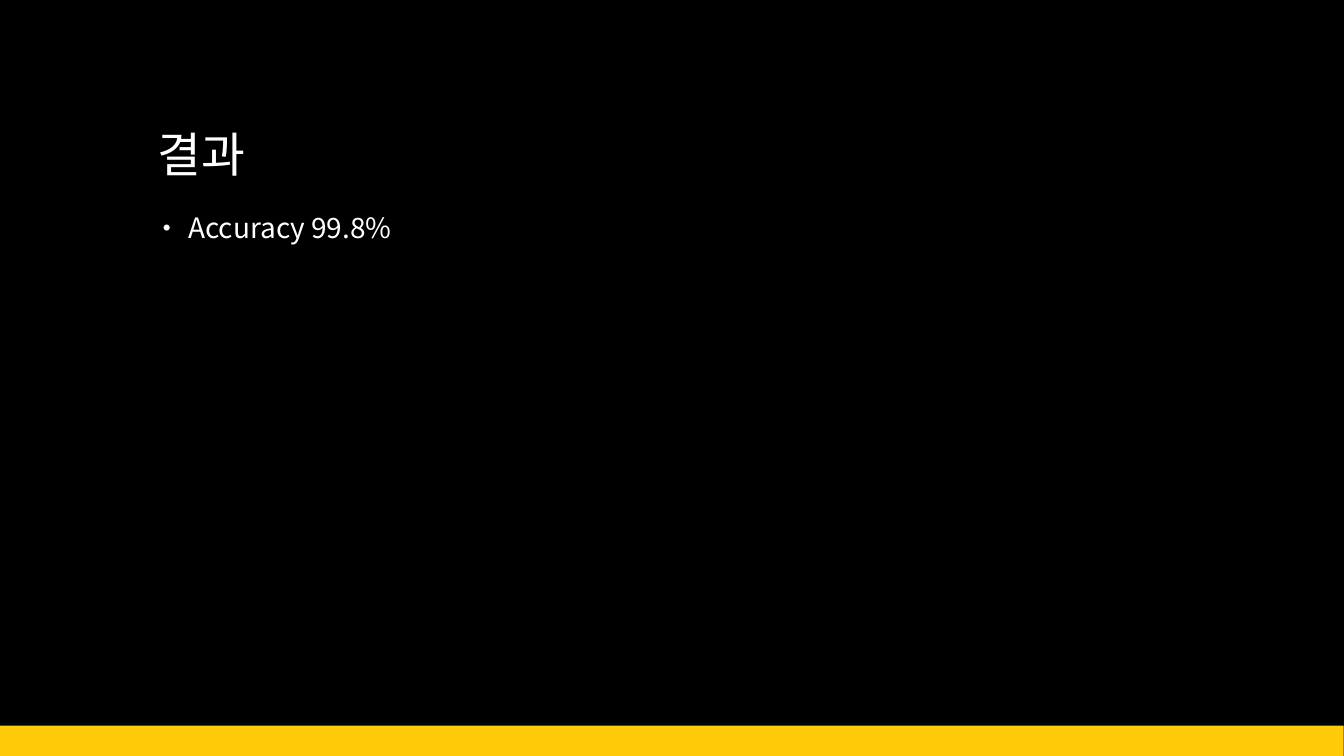
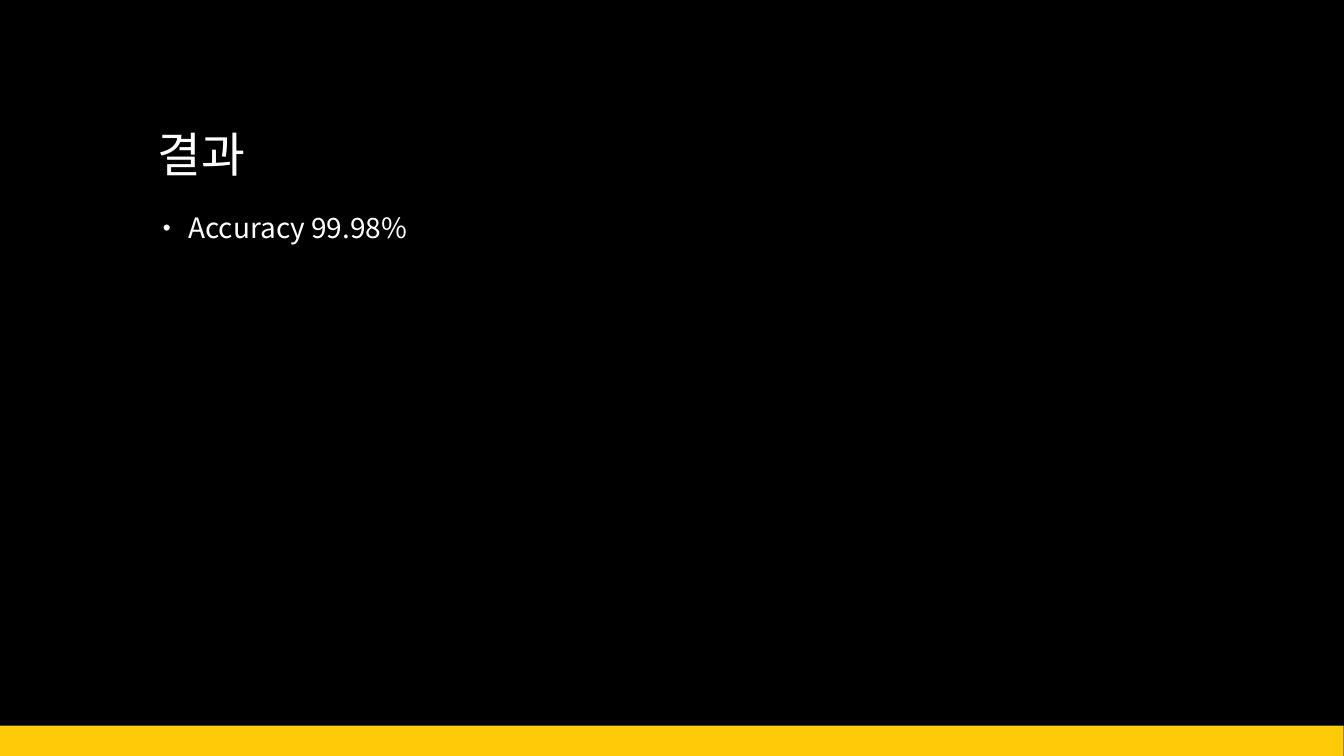
Before and after one commit to inchency/MachinLearingTermProject, a slide deck: slide 11 of result/Packing Detection.pptx (slide 10 before the commit). Drawn at 1344x756 pixels with LibreOffice and Linux fonts; fonts in the diff are those of the drawing. Boxes give left, top, right and bottom in pixels: in the first picture for what was removed or moved away, otherwise in the second. Text is boxed around its words. In the diff, an @@ line names an element or a change of style, - is before the commit and + after.

```diff
--- a/result/Packing Detection.pptx
+++ b/result/Packing Detection.pptx
@@ text at box(188, 217, 407, 245): text changed @@
-• Accuracy 99.8%
+• Accuracy 99.98%
```
Also in this commit, not shown: 3 other slides changed, 1 slide added.
